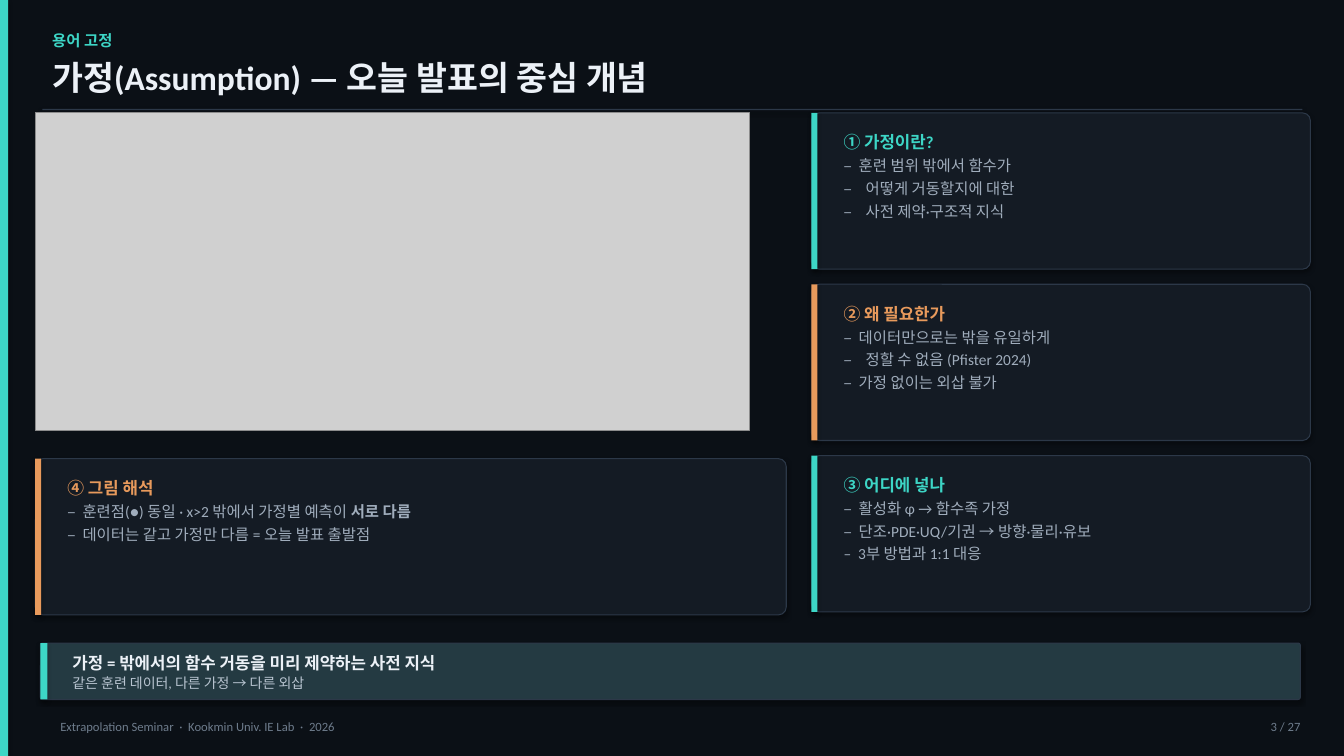
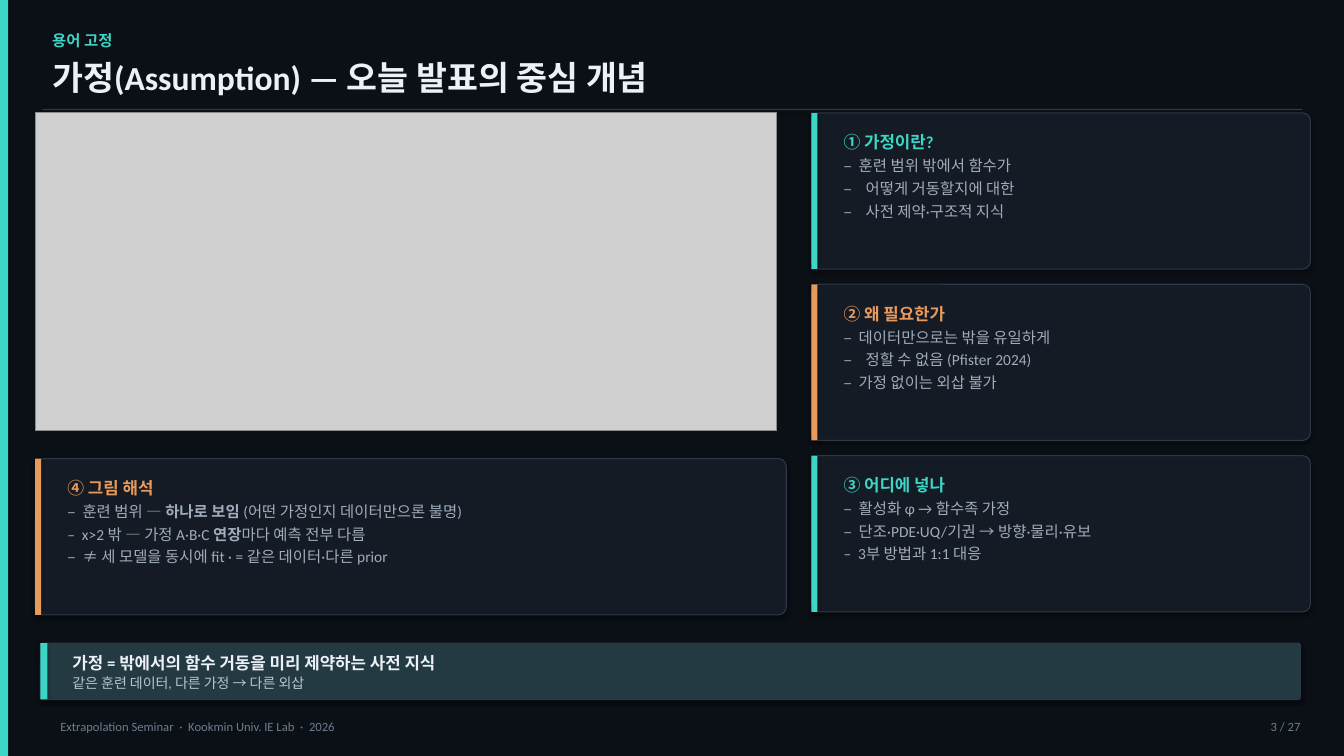
Before and after one commit to amumujs-create/literec_study, a slide deck: slide 3 of extrapolation-papers/외삽_50분_발표자료_v6.pptx. Drawn at 1344x756 pixels with LibreOffice and Linux fonts; fonts in the diff are those of the drawing; grey boxes stand for pictures. Boxes give left, top, right and bottom in pixels: in the first picture for what was removed or moved away, otherwise in the second. Text is boxed around its words. In the diff, an @@ line names an element or a change of style, - is before the commit and + after.

```diff
--- a/extrapolation-papers/외삽_50분_발표자료_v6.pptx
+++ b/extrapolation-papers/외삽_50분_발표자료_v6.pptx
@@ picture: place and size @@
-picture at (35,113,750,431)
+picture at (35,113,777,431)
@@ text at (82,504,462,565): text changed @@
-– 훈련점(●) 동일 · x>2 밖에서 가정별 예측이 서로 다름
-– 데이터는 같고 가정만 다름 = 오늘 발표 출발점
+– 훈련 범위 — 하나로 보임 (어떤 가정인지 데이터만으론 불명)
+– x>2 밖 — 가정 A·B·C 연장마다 예측 전부 다름
+– ≠ 세 모델을 동시에 fit · = 같은 데이터·다른 prior
```
Also in this commit, not shown: 1 other slide changed, 6 other files.
